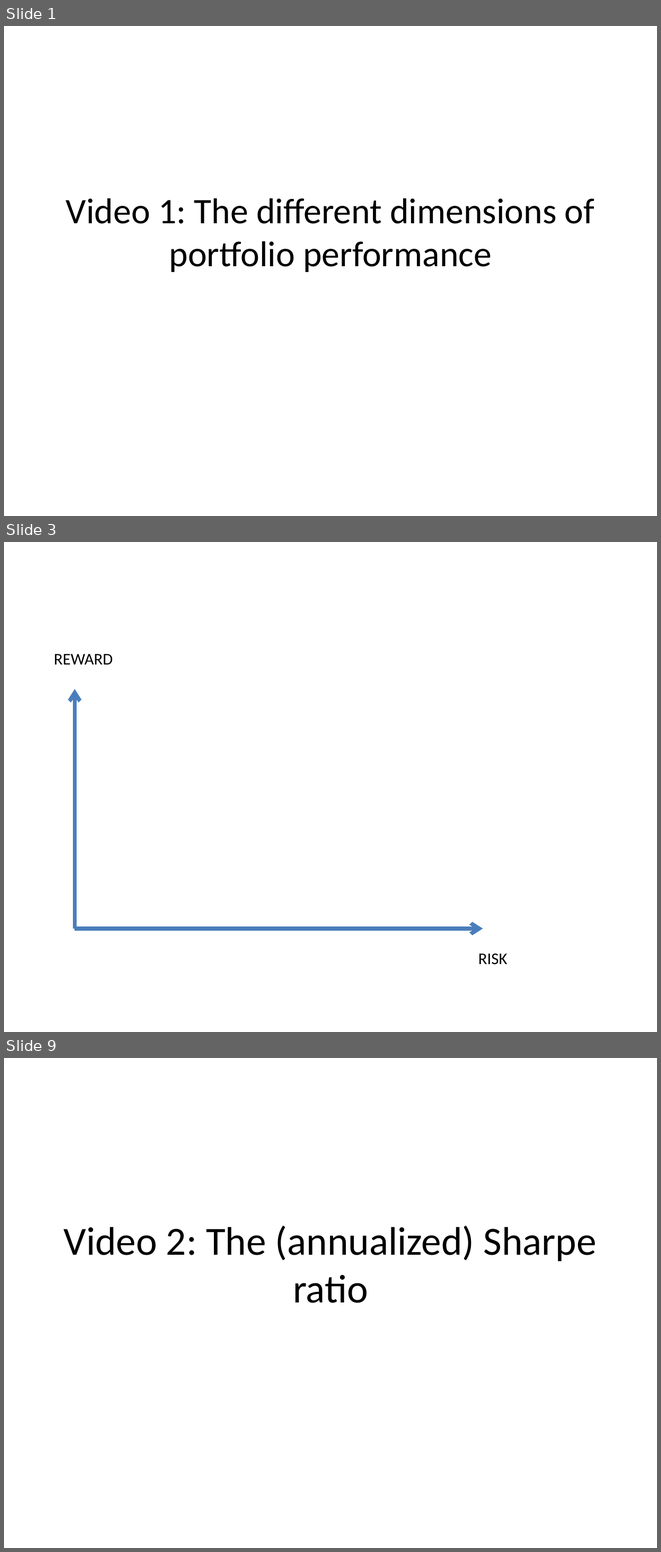
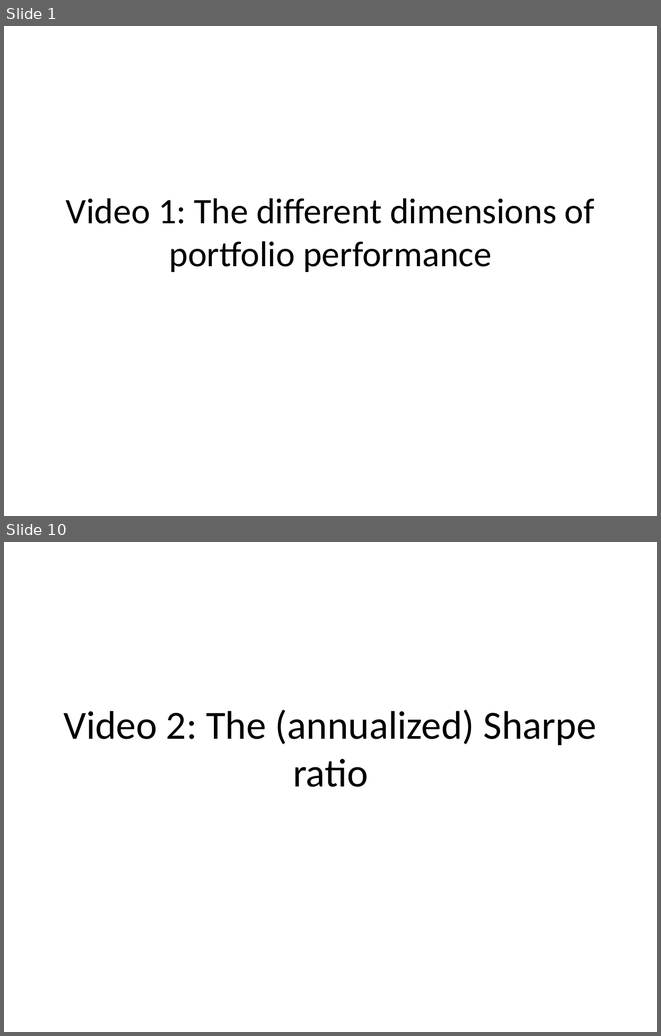
Before and after one commit to saciestudio/courses-intro-portfolio-analysis, a slide deck: scripts/Chapter2.pptx. Shown one above the other, each under a label of ours: slides 1, 3 and 9 before the commit, slides 1 and 10 after it; the slides between them are not shown. The pictures are 661x1552 and 661x1036 pixels, drawn with LibreOffice and Linux fonts; fonts in the diff are those of the drawing. Boxes give left, top, right and bottom in pixels: in the first picture for what was removed or moved away, otherwise in the second. Text is boxed around its words. In the diff, an @@ line names an element or a change of style, - is before the commit and + after.

```diff
--- a/scripts/Chapter2.pptx
+++ b/scripts/Chapter2.pptx
@@ slide 3 removed at [4,542,657,1032], background #FFFFFF @@
@@ text removed at [54,654,113,664] @@
-REWARD
@@ arrow removed from (74, 928) to (74, 689) @@
@@ arrow removed from (74, 928) to (483, 928) @@
@@ text removed at [478,953,508,964] @@
-RISK
@@ what was slide 9 is now slide 10 @@
```
Also in this commit, not shown: 20 slides added, 1 other slide removed, 3 other files.
